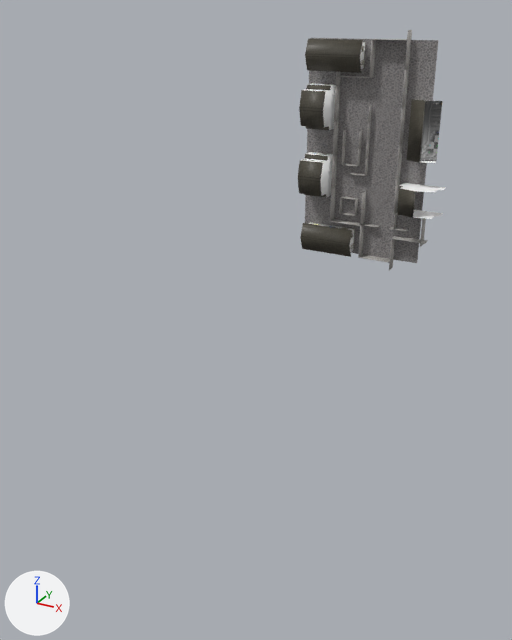
The FBX model source/media/model/stage-1-2.fbx as it was, and as the next commit left it.
Both versions are drawn from a camera (50 mm lens) standing at (0.542, -1.608, 0.562) and looking at (-0.039, -0.552, 0.034). Every picture has the same lights, and +X, +Y and +Z are marked at lower left. Where no turn or scale is listed for an object, it has been applied to the vertices. Vertices at the same position are counted once.

Objects in the first picture: 'Ground'.
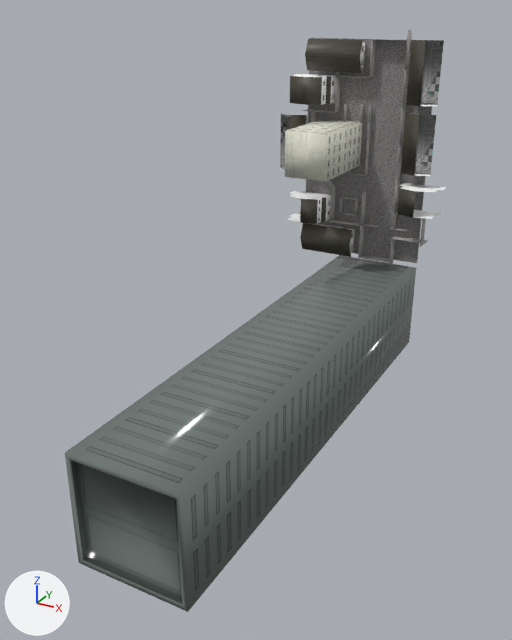
The change, as a list of edits to the scene's bpy script:
```text
Change me_ground:
    remove me_ground.from_pydata(...)  # 437 vertices, 494 faces; spans x -0.2..0.15, y -0.07..0.001, z -0.02..0.52
    add me_ground.from_pydata(...)  # 503 vertices, 529 faces; spans x -0.257..0.15, y -1.0..0.001, z -0.21..0.52
    me_ground part 1: the loose piece of 8 vertices spanning x -0.1..-0.06, y -0.016..0.001, z 0.219..0.22 is scaled about its middle by (-2.5, 12.1, -100), then moved by (-0.03, -0.092, 0.05), in mat_building_20_001__building_20_png_001 (picture img_building_20_png)
    me_ground part 2: the loose piece of 8 vertices spanning x -0.041..-0.04, y -0.026..0.001, z 0.42..0.5 is copied, and the copy is scaled about its middle by (-1, 0.623, -0.5), then moved by (-0.06, 0.005, -0.12), in mat_wall_1__wall_1_png_001 (picture img_wall_1_2600x2600_png); it spans x -0.101..-0.099, y -0.016..0.001, z 0.32..0.36
    me_ground part 3: the loose piece of 8 vertices spanning x -0.041..-0.04, y -0.026..0.001, z 0.42..0.5 is copied, and the copy is scaled about its middle by (-1, 0.623, -0.5), then moved by (-0.02, 0.005, -0.12), in mat_wall_1__wall_1_png_001 (picture img_wall_1_2600x2600_png); it spans x -0.061..-0.059, y -0.016..0.001, z 0.32..0.36
    me_ground part 4: the loose piece of 12 vertices spanning x -0.101..-0.099, y -0.016..0.001, z 0.22..0.3 is scaled about its middle by (-1, 1.61, -2), then moved by (-0.02, -0.005, 0.16), in mat_wall_2_001__wall_2_png (picture img_wall_1_2600x2600_png)
    me_ground part 5: the loose piece of 8 vertices spanning x -0.1..-0.06, y -0.016..0.001, z 0.219..0.22 is copied, and the copy is scaled about its middle by (-2, 1.61, -1), then moved by (-0.08, -0.005, 0.12), in mat_wall_2_001__wall_2_png (picture img_wall_1_2600x2600_png); it spans x -0.2..-0.12, y -0.026..0.001, z 0.339..0.34
    me_ground part 6: the loose piece of 12 vertices spanning x 0.039..0.041, y -0.026..0.001, z 0.2..0.36 is copied, and the copy is moved by (-0.22, 0.0, -0.02); it spans x -0.18..-0.179, y -0.026..0.001, z 0.18..0.34
    me_ground part 7: the loose piece of 12 vertices spanning x 0.063..0.131, y -0.047..-0.032, z 0.249..0.381 is turned 180 degrees about the y axis through its middle, then moved by (-0.32, 0.0, -0.05)
    me_ground part 8: the loose piece of 12 vertices spanning x 0.063..0.131, y -0.047..-0.032, z 0.249..0.381 is copied, and the copy is moved by (-0.01, 0.0, 0.12); it spans x 0.053..0.121, y -0.047..-0.032, z 0.369..0.501
    me_ground part 9: the loose piece of 12 vertices spanning x 0.063..0.131, y -0.047..-0.032, z 0.249..0.381 is copied, and the copy is moved by (-0.01, 0.0, -0.03); it spans x 0.053..0.121, y -0.047..-0.032, z 0.219..0.351
    me_ground part 10: a new loose piece of 18 vertices spanning x -0.23..-0.13, y -0.07..0.0, z 0.36..0.42, in mat_wall_high__house_a_png (picture img_house_a_png)
    me_ground part 11: a new loose piece of 16 vertices spanning x -0.1..0.099, y -1.0..0.0, z -0.21..-0.011, in mat_none__building_100_0_png (picture img_building_100_0_png)
    me_ground part 12: the loose piece of 18 vertices spanning x -0.19..-0.13, y -0.07..0.0, z 0.3..0.4 is deleted
    me_ground part 13: 2 vertices moved from x -0.12, y -0.026..0.001, z 0.24 to x -0.178, y -0.026..0.001, z 0.218; 34 vertices removed from x -0.19..-0.119, y -0.07..0.001, z 0.14..0.48; 18 vertices added at x -0.23..-0.13, y -0.07..0.001, z 0.08..0.218
    add me_ground.materials.append(mat_none__building_100_0_png)  # picture img_building_100_0_png
    add me_ground.materials.append(mat_building_20_001__building_20_png_001)  # picture img_building_20_png
```

Where the change shows, as pixel boxes (x1, y1, x2, y2) in the pictures (512 x 640 px; the box of a moved part takes in the faces that stretch with it):
'Ground', reshaped (156% wider, 142% taller): before (298, 30, 446, 270); after (65, 30, 446, 612)
part 1 of me_ground, moved or reshaped: before (342, 163, 358, 167); after (285, 119, 362, 182)
part 2 of me_ground, added: after (344, 103, 347, 122)
part 3 of me_ground, added: after (360, 104, 364, 123)
part 4 of me_ground, moved or reshaped: before (342, 130, 346, 164); after (334, 38, 342, 113)
part 5 of me_ground, added: after (303, 109, 334, 113)
part 6 of me_ground, added: after (310, 111, 316, 123)
part 7 of me_ground, moved or reshaped: before (406, 99, 442, 163); after (280, 113, 306, 170)
part 8 of me_ground, added: after (407, 40, 444, 106)
part 9 of me_ground, added: after (401, 113, 436, 176)
part 10 of me_ground, added: after (290, 74, 336, 105)
part 11 of me_ground, added: after (65, 255, 416, 612)
part 12 of me_ground, deleted: before (299, 83, 336, 130)
part 13 of me_ground, moved or reshaped: before (298, 72, 341, 198); after (288, 180, 336, 224)
